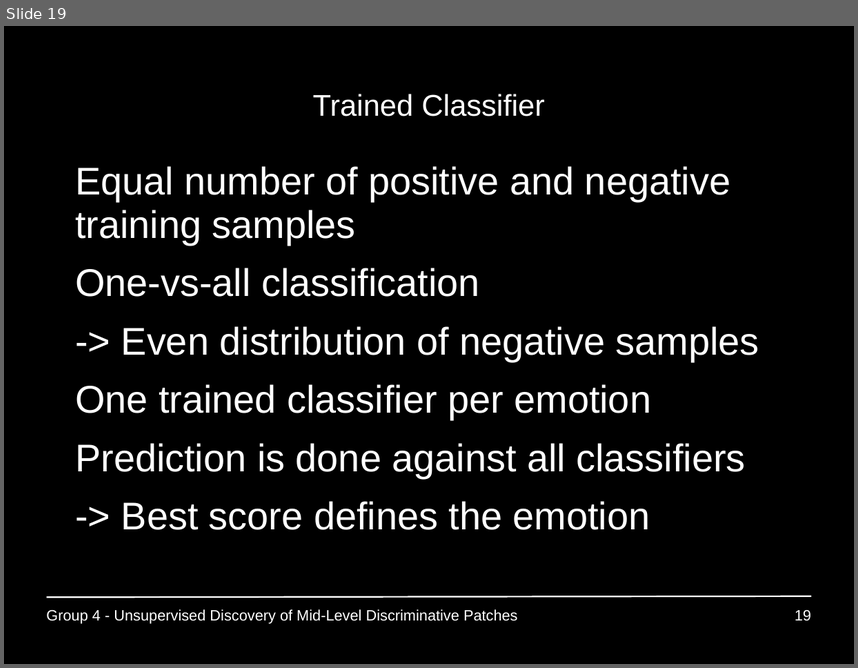
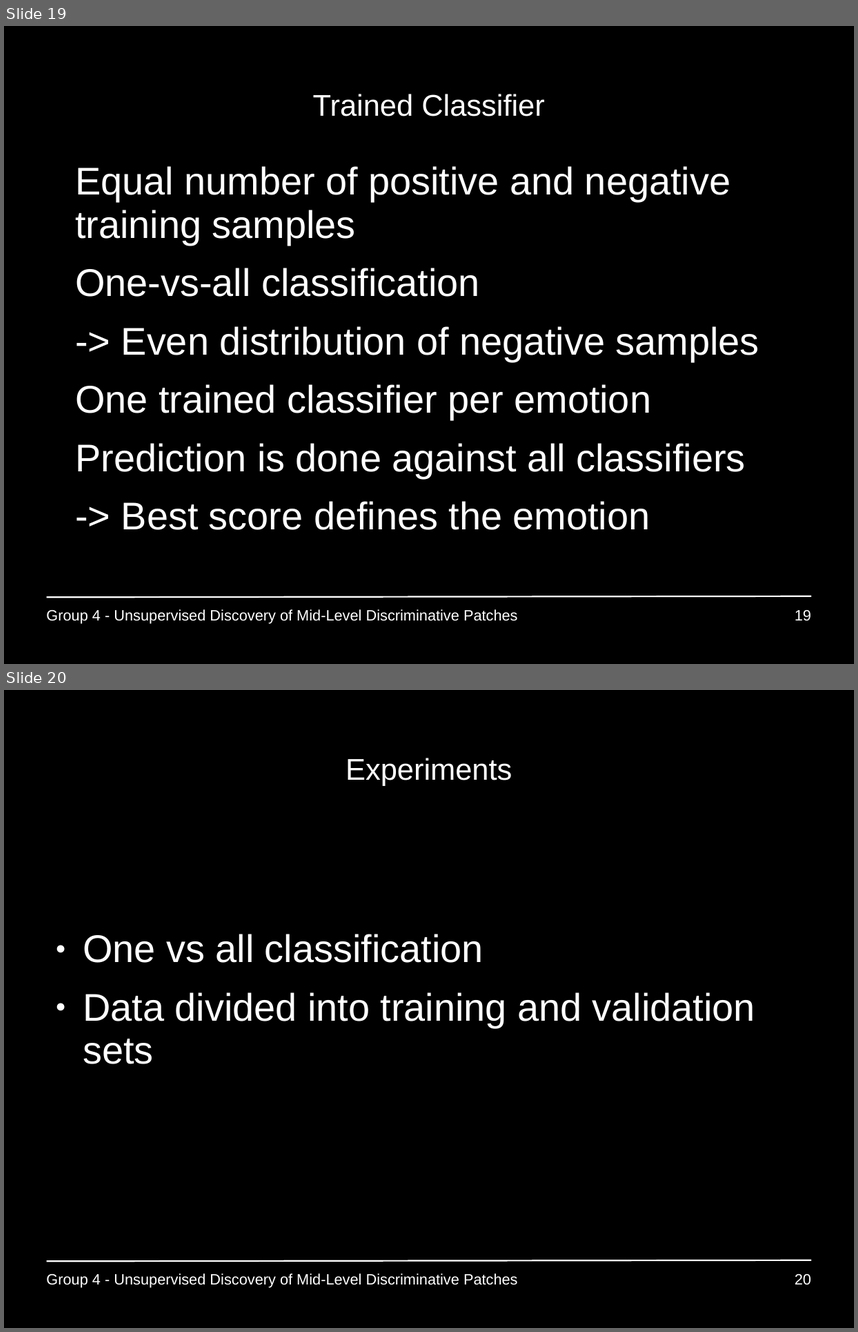
Before and after one commit to GiannisPapadopoulos/DiscriminativePatches, a slide deck: presentations/period3/MAI_Project1_Group4.ppt. Shown one above the other, each under a label of ours: slide 19 before the commit, slides 19 and 20 after it. The pictures are 858x668 and 858x1332 pixels, drawn with LibreOffice and Linux fonts; fonts in the diff are those of the drawing. Boxes give left, top, right and bottom in pixels: in the first picture for what was removed or moved away, otherwise in the second. Text is boxed around its words. In the diff, an @@ line names an element or a change of style, - is before the commit and + after.

Commit message:
Re-added experiment intro slide that disappeared

```diff
--- a/presentations/period3/MAI_Project1_Group4.ppt
+++ b/presentations/period3/MAI_Project1_Group4.ppt
@@ slide 20 added at bbox=[4, 690, 854, 1328], background #000000; not listed: 1 template element that a slide beside it also shows @@
@@ title added at bbox=[346, 758, 512, 786], 28 pt, text #FFFFFF @@
+Experiments
@@ text added at bbox=[83, 934, 755, 1064], 36 pt, text #FFFFFF @@
+● One vs all classification
+● Data divided into training and validation sets
@@ text added at bbox=[46, 1273, 518, 1287], 14 pt, text #FFFFFF @@
+Group 4 - Unsupervised Discovery of Mid-Level Discriminative Patches
@@ page number added at bbox=[795, 1274, 811, 1285], 14 pt, text #FFFFFF @@
+20
```
Also in this commit, not shown: 1 slide changed.
